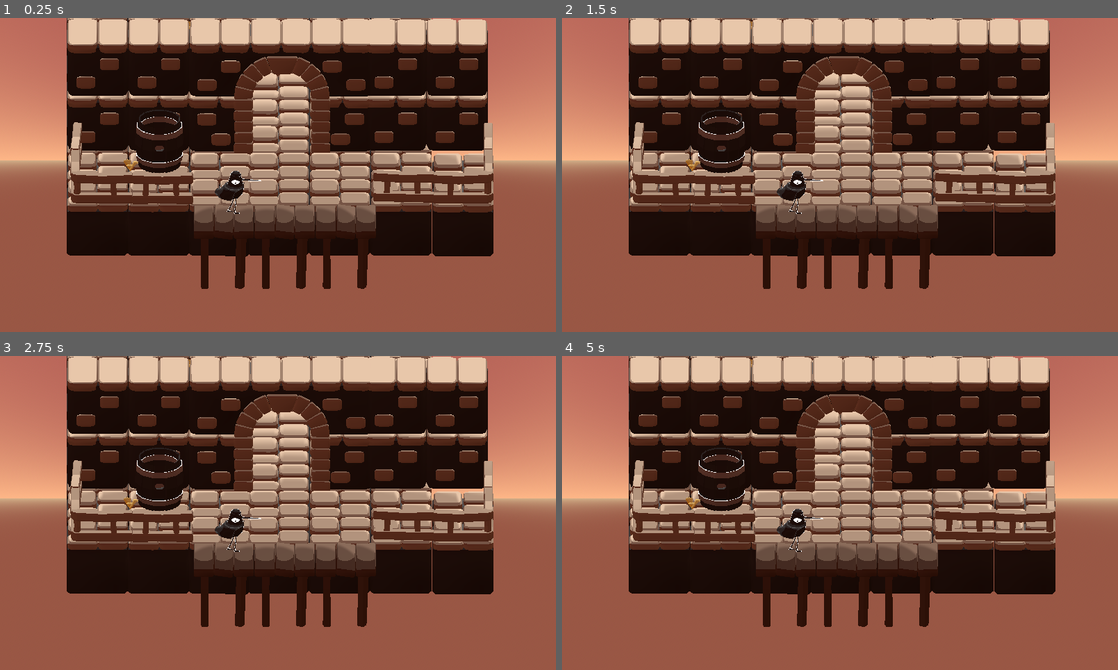
Above: before the commit, frames 1-4 (two rows, left to right).
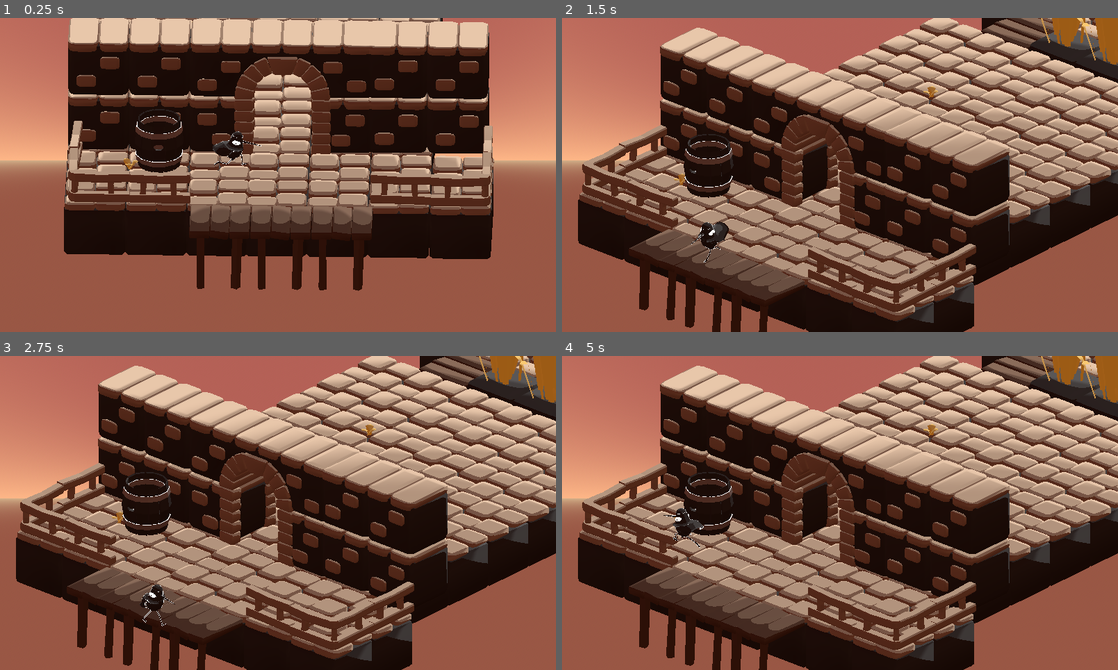
Above: after the commit, the same moments.

Repository: puleri/godot-test
Game: Godot game, scene res://Levels/Demo_A1.tscn
Two runs of this game, one before a commit and one after it. Both use one fixed random seed, a clock stepped at 60 frames per second and the inputs below. This scene is started directly instead of the project's main scene.
Inputs:
- Up to frame 1 (0.25 s): no input
- Up to frame 2 (1.5 s): hold D (move_right) 0.53-1.28 s; tap E (interact) at 0.6, 1.35 s; tap Space (jump) at 0.77 s; hold S (move_down) from 1.28 s (still down)
- Up to frame 3 (2.75 s): tap Space (jump) at 1.52 s; release S (move_down) at 2.03 s; hold D (move_right) from 2.03 s (still down); tap E (interact) at 2.1 s
- Up to frame 4 (5 s): release D (move_right) at 2.78 s; hold W (move_up) 2.78-3.53 s; tap E (interact) at 2.85, 3.6, 4.35 s; tap Space (jump) at 3.02, 3.77, 4.52 s; hold A (move_left) from 3.53 s (still down)

The runs differ from the first frame. In frame 1, 13% of the frame differs, in the area x 11-89%, y 0-87%; in frame 2, 70%; in frame 3, 71%; in frame 4, 71%, in the area x 2-100%, y 0-100%.

Commit message:
camera and movement wired up for scene

Diff:
--- a/Levels/Demo_A1.tscn
+++ b/Levels/Demo_A1.tscn
@@ -1,7 +1,11 @@
 [gd_scene format=3 uid="uid://de3mblf3tybbx"]
 
 [ext_resource type="PackedScene" uid="uid://rpipbf1ahf0y" path="res://Mesh/Harboretum-Mesh/Build-EntryWay.tscn" id="1_gwxef"]
-[ext_resource type="PackedScene" uid="uid://bhms8fejjme5c" path="res://Rook/Rook_v2.tscn" id="2_uoaor"]
+[ext_resource type="PackedScene" uid="uid://brg4gso7dpl2n" path="res://scenes/Player.tscn" id="2_uoaor"]
+[ext_resource type="Script" uid="uid://c6pqrxqjpdg06" path="res://scripts/demo_a1_camera_transition.gd" id="3_camera_transition"]
+
+[sub_resource type="BoxShape3D" id="BoxShape3D_demo_floor"]
+size = Vector3(16, 0.2, 28)
 
 [sub_resource type="ProceduralSkyMaterial" id="ProceduralSkyMaterial_gwxef"]
 sky_top_color = Color(0.58827215, 0.31382376, 0.2811152, 1)
@@ -24,11 +28,21 @@
 fog_density = 1.0
 
 [node name="DemoA1" type="Node3D" unique_id=335856259]
+script = ExtResource("3_camera_transition")
 
 [node name="Node3D" parent="." unique_id=1146930490 instance=ExtResource("1_gwxef")]
+transform = Transform3D(1, 0, 0, 0, 1, 0, 0, 0, 1, 0, 0, -0.25385857)
 
-[node name="Rook" parent="." unique_id=811247315 instance=ExtResource("2_uoaor")]
-transform = Transform3D(3, 0, 0, 0, 3, 0, 0, 0, 3, 3.5402637, 1.8166046, 2.796523)
+[node name="Player" parent="." unique_id=557277699 instance=ExtResource("2_uoaor")]
+transform = Transform3D(1, 0, 0, 0, 1, 0, 0, 0, 1, 3.5402637, 3.8575413, 2.796523)
+side_plane_z = 2.796523
+
+[node name="MovementFloor" type="StaticBody3D" parent="." unique_id=2020899719]
+transform = Transform3D(1, 0, 0, 0, 1, 0, 0, 0, 1, 5, 0.9666046, -7.7)
+
+[node name="CollisionShape3D" type="CollisionShape3D" parent="MovementFloor" unique_id=928830938]
+shape = SubResource("BoxShape3D_demo_floor")
+debug_color = Color(0.2, 0.7, 1, 0.35)
 
 [node name="Camera3D" type="Camera3D" parent="." unique_id=26306015]
 transform = Transform3D(1, 0, 0, 0, 0.900812, 0.43420944, 0, -0.43420944, 0.900812, 4.899019, 6.2356086, 10.827842)
@@ -36,7 +50,7 @@
 size = 10.286
 
 [node name="45" type="Camera3D" parent="." unique_id=695785120]
-transform = Transform3D(0.74977624, -0.28731266, 0.59605956, 0, 0.900812, 0.43420944, -0.6616914, -0.3255599, 0.6754074, 10.27916, 6.2356086, 4.437237)
+transform = Transform3D(0.74977624, -0.28731266, 0.59605956, 0, 0.900812, 0.4342094, -0.6616914, -0.3255599, 0.6754074, 13.924216, 8.405182, 6.737082)
 projection = 1
 size = 10.286
 
--- a/scenes/Player.tscn
+++ b/scenes/Player.tscn
@@ -13,11 +13,11 @@
 ground_deceleration = 100.0
 
 [node name="CollisionShape3D" type="CollisionShape3D" parent="." unique_id=1351764398]
-transform = Transform3D(1, 0, 0, 0, 1, 0, 0, 0, 1, 0, 0.23879394, 0)
+transform = Transform3D(3, 0, 0, 0, 3, 0, 0, 0, 3, 0, 0.23879394, 0)
 shape = SubResource("CapsuleShape3D_player")
 
 [node name="VisualPivot" type="Node3D" parent="." unique_id=1196648015]
-transform = Transform3D(1, 0, 0, 0, 1, 0, 0, 0, 1, 0, 0.25, 0)
+transform = Transform3D(3, 0, 0, 0, 3, 0, 0, 0, 3, 0, 0.25, 0)
 
 [node name="Rook2" parent="VisualPivot" unique_id=811247315 instance=ExtResource("2_3li8b")]
 
--- /dev/null
+++ b/scripts/demo_a1_camera_transition.gd
@@ -0,0 +1,117 @@
+extends Node3D
+
+@export var start_camera_path: NodePath = ^"Camera3D"
+@export var target_camera_path: NodePath = ^"45"
+@export var player_path: NodePath = ^"Player"
+@export_range(0.0, 10.0, 0.05, "or_greater") var startup_camera_transition_duration := 1.2
+@export var next_stage_trigger_position := Vector3(0.0, 0.0, -5.0)
+@export var next_stage_camera_offset := Vector3(0.0, 0.0, -28.0)
+@export var next_stage_camera_yaw_degrees := 95.0
+@export_range(0.0, 10.0, 0.05, "or_greater") var next_stage_camera_transition_duration := 1.0
+
+var startup_camera_tween: Tween
+var next_stage_camera_tween: Tween
+var next_stage_camera_started := false
+
+func _ready() -> void:
+	_start_camera_transition_to_target()
+
+func _physics_process(_delta: float) -> void:
+	if next_stage_camera_started:
+		return
+
+	var player := get_node_or_null(player_path) as Node3D
+	if player == null:
+		return
+
+	if player.global_position.z <= next_stage_trigger_position.z:
+		next_stage_camera_started = true
+		_start_next_stage_camera_transition()
+
+func _start_camera_transition_to_target() -> void:
+	var start_camera := get_node_or_null(start_camera_path) as Camera3D
+	var target_camera := get_node_or_null(target_camera_path) as Camera3D
+	if start_camera == null or target_camera == null:
+		push_warning("Demo_A1 camera transition skipped: expected Camera3D and 45 cameras.")
+		return
+
+	if startup_camera_transition_duration <= 0.0:
+		target_camera.make_current()
+		return
+
+	var transition_camera := Camera3D.new()
+	transition_camera.name = "StartupTransitionCamera"
+	transition_camera.top_level = true
+	add_child(transition_camera)
+
+	_copy_camera_settings(start_camera, transition_camera)
+	transition_camera.global_transform = start_camera.global_transform
+	transition_camera.make_current()
+
+	startup_camera_tween = create_tween()
+	startup_camera_tween.set_parallel(true)
+	startup_camera_tween.set_trans(Tween.TRANS_CUBIC)
+	startup_camera_tween.set_ease(Tween.EASE_IN_OUT)
+	startup_camera_tween.tween_property(transition_camera, "global_position", target_camera.global_position, startup_camera_transition_duration)
+	startup_camera_tween.tween_property(transition_camera, "global_rotation", target_camera.global_rotation, startup_camera_transition_duration)
+	startup_camera_tween.tween_property(transition_camera, "size", target_camera.size, startup_camera_transition_duration)
+	startup_camera_tween.tween_property(transition_camera, "fov", target_camera.fov, startup_camera_transition_duration)
+	startup_camera_tween.finished.connect(_finish_camera_transition.bind(transition_camera, target_camera))
+
+func _finish_camera_transition(transition_camera: Camera3D, target_camera: Camera3D) -> void:
+	if is_instance_valid(target_camera):
+		target_camera.make_current()
+
+	if is_instance_valid(transition_camera):
+		transition_camera.queue_free()
+
+	startup_camera_tween = null
+
+func _start_next_stage_camera_transition() -> void:
+	var stage_camera := _get_active_stage_camera()
+	if stage_camera == null:
+		push_warning("Demo_A1 next stage camera transition skipped: no active camera found.")
+		return
+
+	var target_position := stage_camera.global_position + next_stage_camera_offset
+	var target_rotation := stage_camera.global_rotation + Vector3(0.0, deg_to_rad(next_stage_camera_yaw_degrees), 0.0)
+	if next_stage_camera_transition_duration <= 0.0:
+		stage_camera.global_position = target_position
+		stage_camera.global_rotation = target_rotation
+		return
+
+	if next_stage_camera_tween != null:
+		next_stage_camera_tween.kill()
+
+	next_stage_camera_tween = create_tween()
+	next_stage_camera_tween.set_parallel(true)
+	next_stage_camera_tween.set_trans(Tween.TRANS_CUBIC)
+	next_stage_camera_tween.set_ease(Tween.EASE_IN_OUT)
+	next_stage_camera_tween.tween_property(stage_camera, "global_position", target_position, next_stage_camera_transition_duration)
+	next_stage_camera_tween.tween_property(stage_camera, "global_rotation", target_rotation, next_stage_camera_transition_duration)
+	next_stage_camera_tween.finished.connect(_on_next_stage_camera_transition_finished)
+
+func _get_active_stage_camera() -> Camera3D:
+	var target_camera := get_node_or_null(target_camera_path) as Camera3D
+	if target_camera != null:
+		target_camera.make_current()
+		return target_camera
+
+	return get_viewport().get_camera_3d()
+
+func _on_next_stage_camera_transition_finished() -> void:
+	next_stage_camera_tween = null
+
+func _copy_camera_settings(source_camera: Camera3D, target_camera: Camera3D) -> void:
+	target_camera.projection = source_camera.projection
+	target_camera.keep_aspect = source_camera.keep_aspect
+	target_camera.fov = source_camera.fov
+	target_camera.size = source_camera.size
+	target_camera.frustum_offset = source_camera.frustum_offset
+	target_camera.near = source_camera.near
+	target_camera.far = source_camera.far
+	target_camera.h_offset = source_camera.h_offset
+	target_camera.v_offset = source_camera.v_offset
+	target_camera.cull_mask = source_camera.cull_mask
+	target_camera.environment = source_camera.environment
+	target_camera.attributes = source_camera.attributes
Not shown, added: scripts/demo_a1_camera_transition.gd.uid
